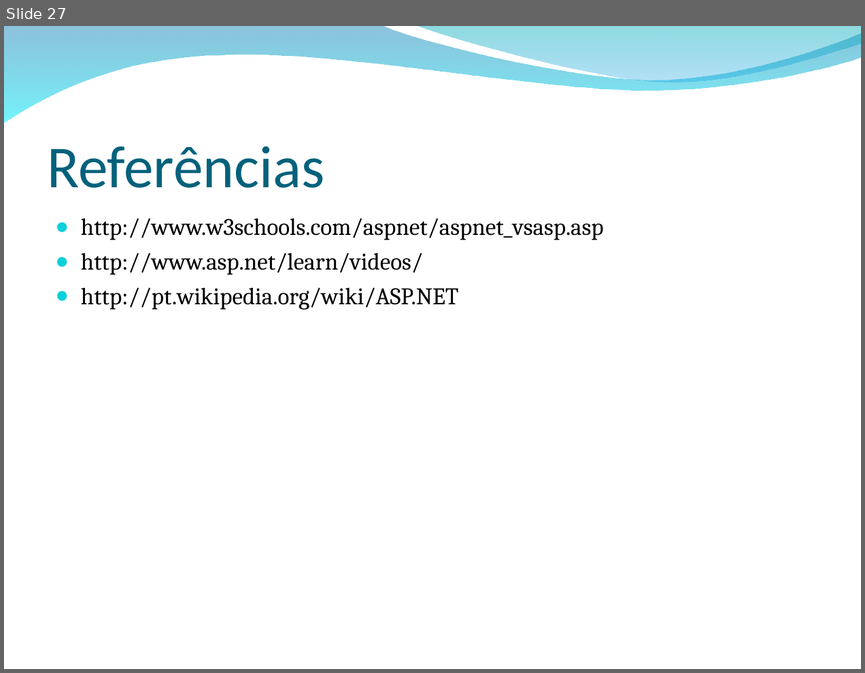
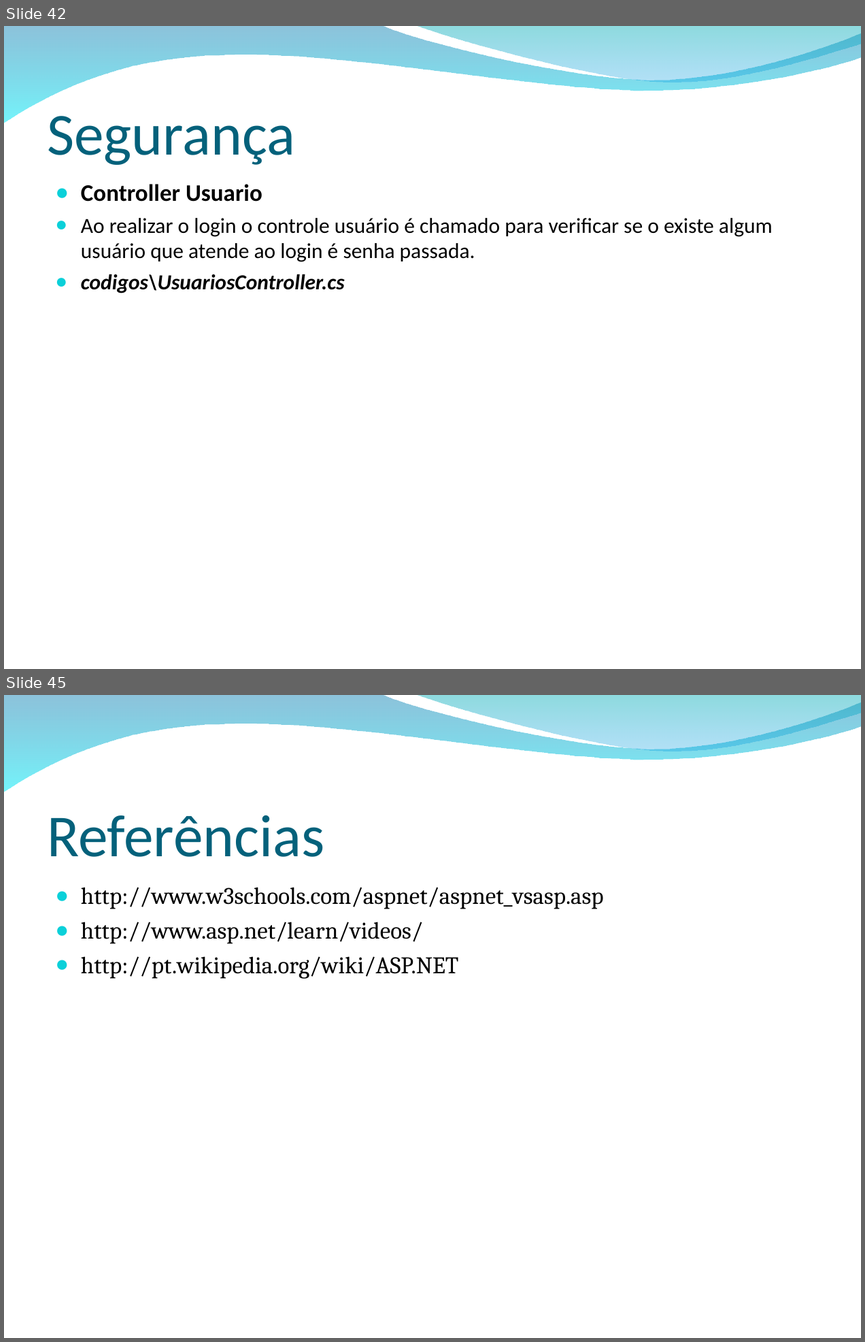
Before and after one commit to wandersonalvesrodrigues/Apresentacao_ASP.NET_MVC, a slide deck: ASP.NET MVC.ppt. Shown one above the other, each under a label of ours: slide 27 before the commit, slides 42 and 45 after it; the slides between them are not shown. The pictures are 865x673 and 865x1342 pixels, drawn with LibreOffice and Linux fonts; fonts in the diff are those of the drawing; background and template pictures are left out. Boxes give left, top, right and bottom in pixels: in the first picture for what was removed or moved away, otherwise in the second. Text is boxed around its words. In the diff, an @@ line names an element or a change of style, - is before the commit and + after.

```diff
--- a/ASP.NET MVC.ppt
+++ b/ASP.NET MVC.ppt
@@ slide 42 added at (x1=4, y1=26, x2=861, y2=669), background picture (left out); not listed: 2 template elements that a slide beside it also shows @@
@@ title added at (x1=47, y1=116, x2=296, y2=165), 50 pt, text #04617B @@
+Segurança
@@ text added at (x1=81, y1=184, x2=772, y2=293), 18 pt, text #000000 @@
+● Controller Usuario
+● Ao realizar o login o controle usuário é chamado para verificar se o existe algum usuário que atende ao login é senha passada.
+● codigos\UsuariosController.cs
@@ what was slide 27 is now slide 45 @@
```
Also in this commit, not shown: 5 slides changed, 18 other slides added, 1 slide removed, 17 other files.
